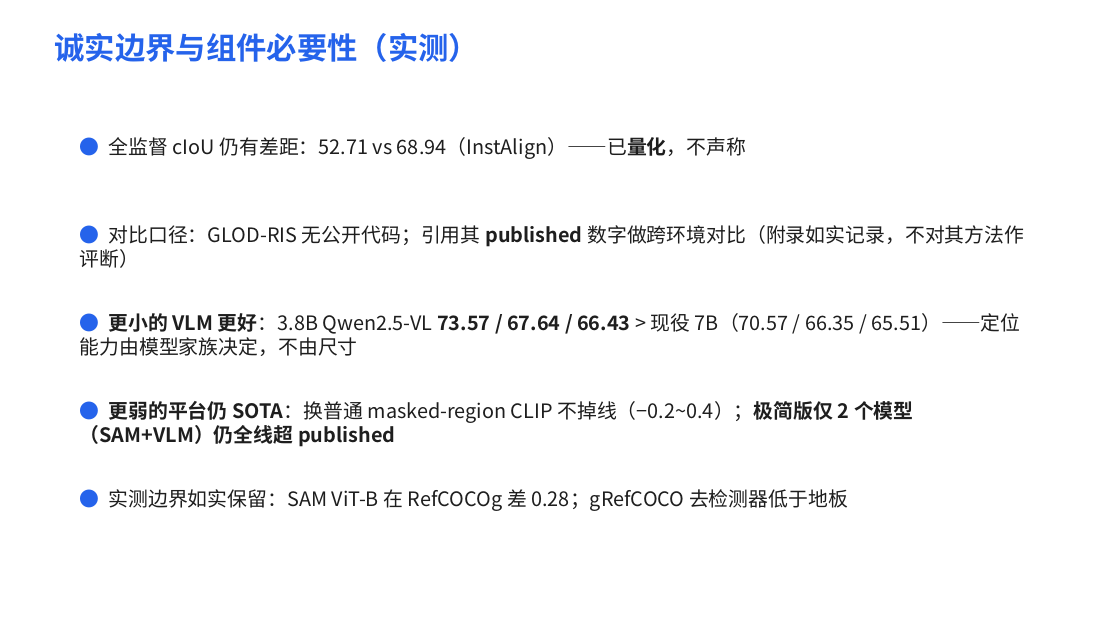
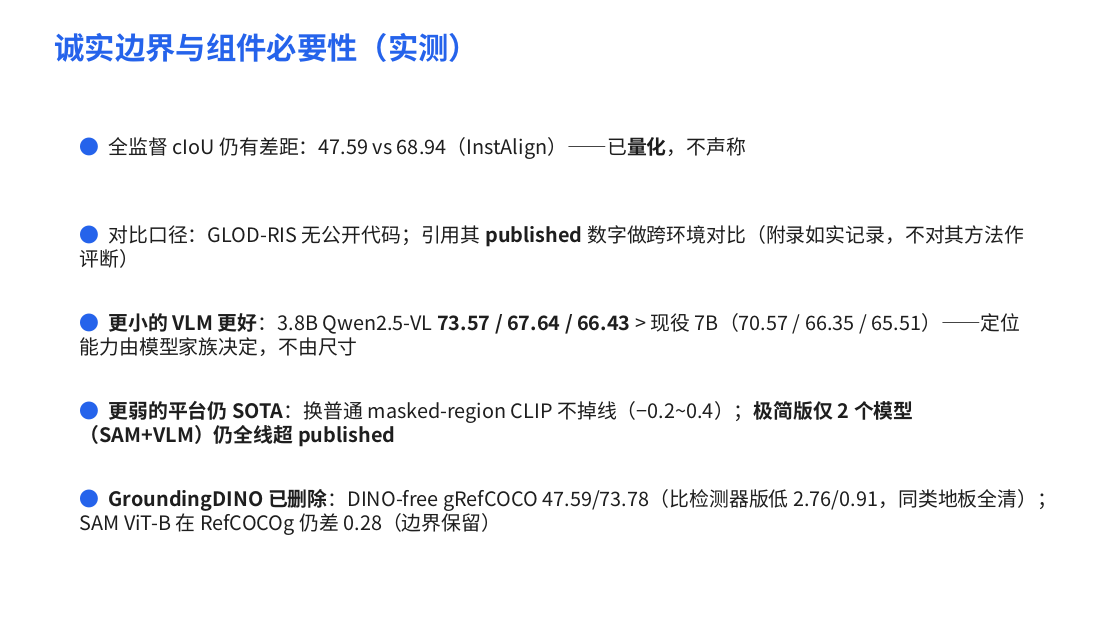
Before and after one commit to lehengzhangJacob/ris_zeroshot_sota, a slide deck: slide 8 of slides/presentation.pptx. Drawn at 1120x630 pixels with LibreOffice and Linux fonts; fonts in the diff are those of the drawing. Boxes give left, top, right and bottom in pixels: in the first picture for what was removed or moved away, otherwise in the second. Text is boxed around its words. In the diff, an @@ line names an element or a change of style, - is before the commit and + after.

```diff
--- a/slides/presentation.pptx
+++ b/slides/presentation.pptx
@@ text at (x1=109, y1=137, x2=746, y2=159): text changed @@
-● 全监督 cIoU 仍有差距：52.71 vs 68.94（InstAlign）——已量化，不声称
+● 全监督 cIoU 仍有差距：47.59 vs 68.94（InstAlign）——已量化，不声称
@@ text at (x1=80, y1=489, x2=1057, y2=535): text changed @@
-● 实测边界如实保留：SAM ViT-B 在 RefCOCOg 差 0.28；gRefCOCO 去检测器低于地板
+● GroundingDINO 已删除：DINO-free gRefCOCO 47.59/73.78（比检测器版低 2.76/0.91，同类地板全清）；SAM ViT-B 在 RefCOCOg 仍差 0.28（边界保留）
```
Also in this commit, not shown: 3 other slides changed, 35 other files.
